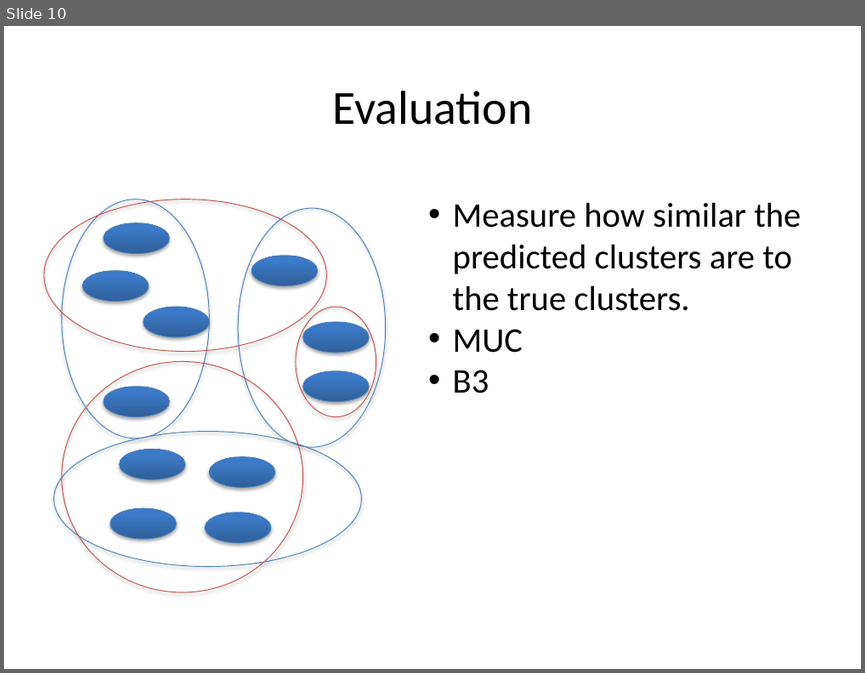
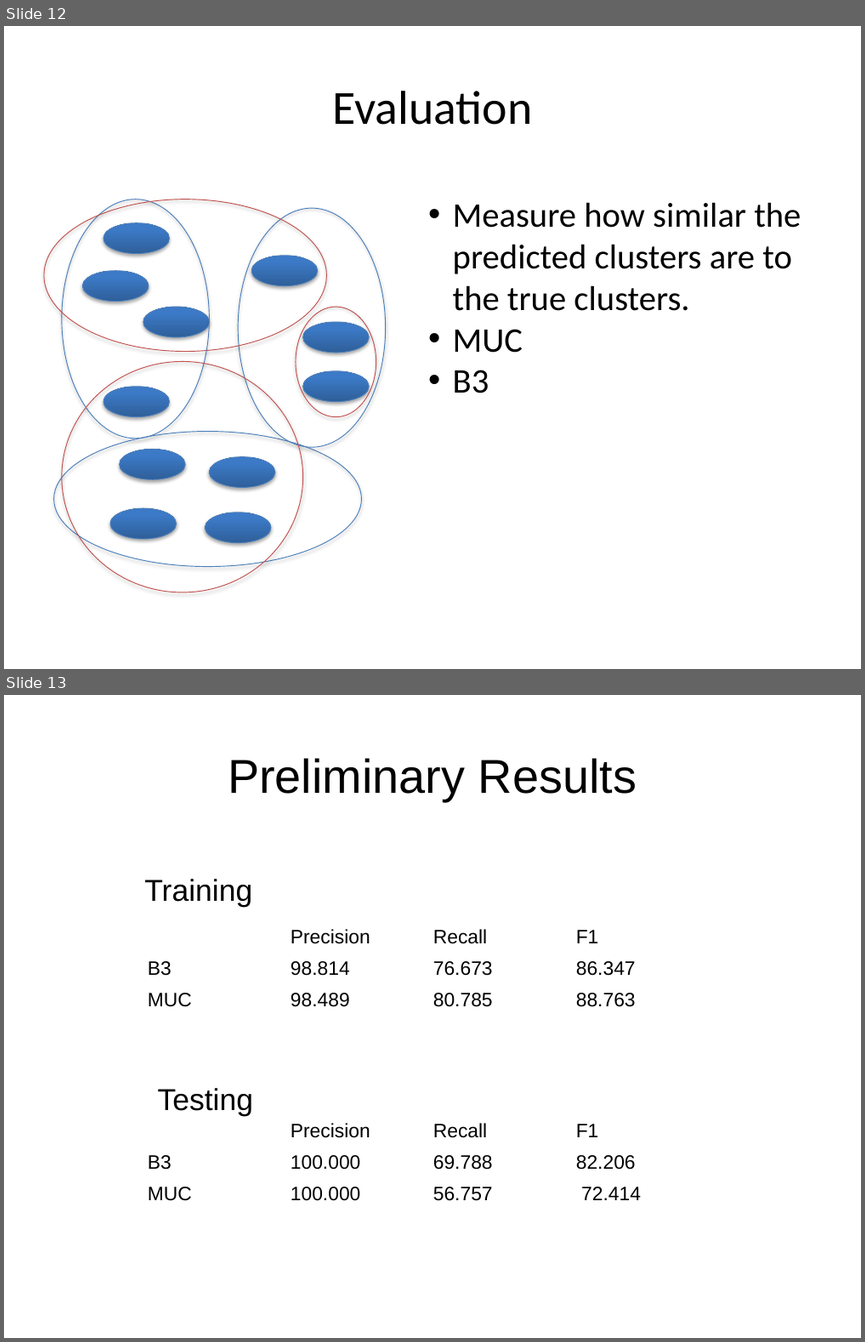
Before and after one commit to samanz/AuthorLink, a slide deck: FinalReport/presentation.pptx. Shown one above the other, each under a label of ours: slide 10 before the commit, slides 12 and 13 after it. The pictures are 865x673 and 865x1342 pixels, drawn with LibreOffice and Linux fonts; fonts in the diff are those of the drawing. Boxes give left, top, right and bottom in pixels: in the first picture for what was removed or moved away, otherwise in the second. Text is boxed around its words. In the diff, an @@ line names an element or a change of style, - is before the commit and + after.

```diff
--- a/FinalReport/presentation.pptx
+++ b/FinalReport/presentation.pptx
@@ slide 13 added at (x1=4, y1=695, x2=861, y2=1338), background #FFFFFF @@
@@ title added at (x1=228, y1=758, x2=636, y2=801), 44 pt, text #000000 @@
+Preliminary Results
@@ text added at (x1=144, y1=879, x2=252, y2=907), 28 pt, text #000000 @@
+Training
@@ table added at (x1=140, y1=922, x2=712, y2=1039), 3 rows, 4 columns @@
+ | Precision | Recall | F1
+B3 | 98.814 | 76.673 | 86.347
+MUC | 98.489 | 80.785 | 88.763
@@ text added at (x1=158, y1=1088, x2=253, y2=1116), 28 pt, text #000000 @@
+Testing
@@ table added at (x1=140, y1=1116, x2=712, y2=1210), 3 rows, 4 columns @@
+ | Precision | Recall | F1
+B3 | 100.000 | 69.788 | 82.206
+MUC | 100.000 | 56.757 | 72.414
@@ what was slide 10 is now slide 12 @@
```
Also in this commit, not shown: 1 slide changed, 2 other slides added, 6 other files.
